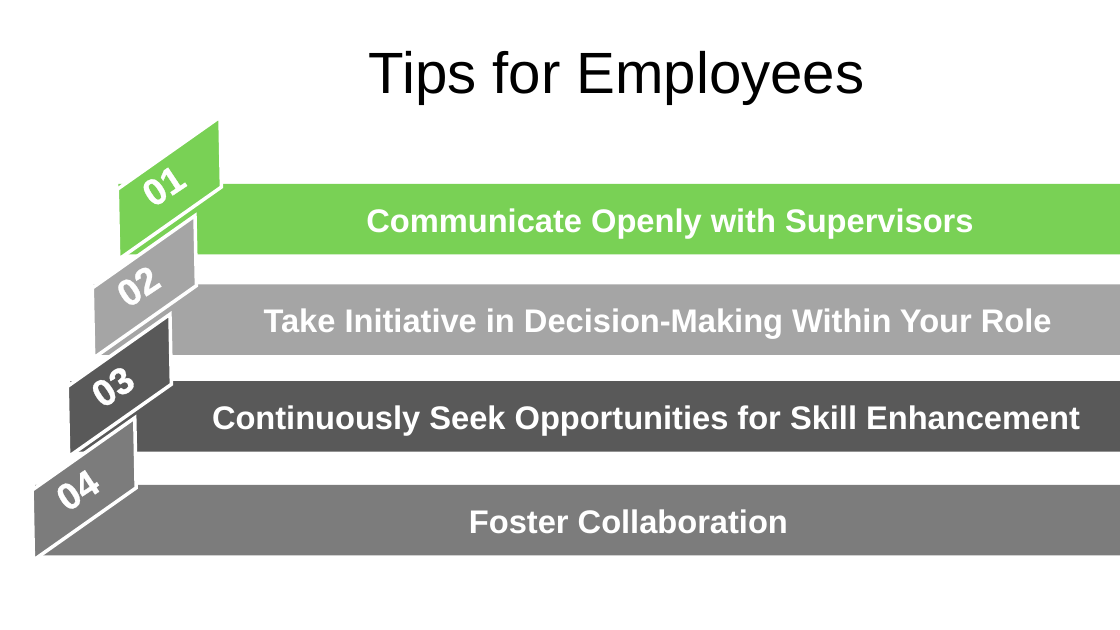
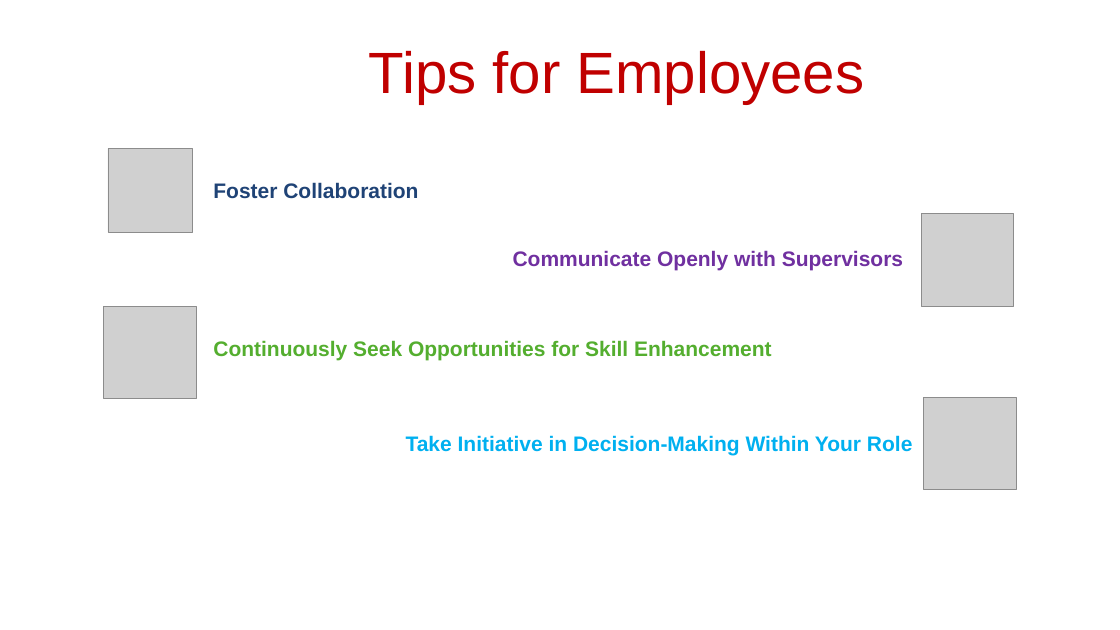
Before and after one commit to tringuyen2711/JTYB, a slide deck: slide 9 of Challenge 0/Autonomy.pptx. Drawn at 1120x630 pixels with LibreOffice and Linux fonts; fonts in the diff are those of the drawing; grey boxes stand for pictures. Boxes give left, top, right and bottom in pixels: in the first picture for what was removed or moved away, otherwise in the second. Text is boxed around its words. In the diff, an @@ line names an element or a change of style, - is before the commit and + after.

```diff
--- a/Challenge 0/Autonomy.pptx
+++ b/Challenge 0/Autonomy.pptx
@@ text "Tips for Employees" at (369,50,865,104): text colour #000000 to #C00000 @@
@@ parallelogram removed at (85,117,253,259) @@
@@ picture added at (108,149,192,233) @@
@@ text removed at (153,168,188,215) @@
-01
@@ text "Foster Collaboration": place and size @@
-text "Foster Collaboration" at (35,485,1120,555)
+text "Foster Collaboration" at (213,182,418,199)
@@ text "Foster Collaboration" at (213,182,418,199): size 28 to 18 pt, text colour #FFFFFF to #1F4376; alignment centre to left; fill #7C7C7C to none @@
@@ parallelogram removed at (61,216,229,358) @@
@@ text "Communicate Openly with Supervisors": place and size @@
-text "Communicate Openly with Supervisors" at (118,184,1120,255)
+text "Communicate Openly with Supervisors" at (513,250,903,270)
@@ text "Communicate Openly with Supervisors" at (513,250,903,270): size 28 to 18 pt, text colour #FFFFFF to #7030A0; alignment centre to right; fill #79D155 to none @@
@@ picture added at (922,214,1014,307) @@
@@ text removed at (128,268,163,315) @@
-02
@@ parallelogram removed at (35,314,203,456) @@
@@ picture added at (104,307,197,399) @@
@@ text "Continuously Seek Opportunities for Skill ...": place and size @@
-text "Continuously Seek Opportunities for Skill ..." at (71,381,1120,452)
+text "Continuously Seek Opportunities for Skill ..." at (213,340,772,361)
@@ text "Continuously Seek Opportunities for Skill ..." at (213,340,772,361): size 28 to 18 pt, text colour #FFFFFF to #54AE2F; alignment centre to left; fill #595959 to none @@
@@ text removed at (103,369,138,416) @@
-03
@@ parallelogram removed at (0,418,168,561) @@
@@ text "Take Initiative in Decision-Making Within ...": place and size @@
-text "Take Initiative in Decision-Making Within ..." at (93,285,1120,355)
+text "Take Initiative in Decision-Making Within ..." at (406,435,912,456)
@@ text "Take Initiative in Decision-Making Within ..." at (406,435,912,456): size 28 to 18 pt, text colour #FFFFFF to #00B0F0; alignment centre to left; fill #A5A5A5 to none @@
@@ picture added at (924,397,1017,490) @@
@@ text removed at (67,472,102,519) @@
-04
```
Also in this commit, not shown: 8 other slides changed.
